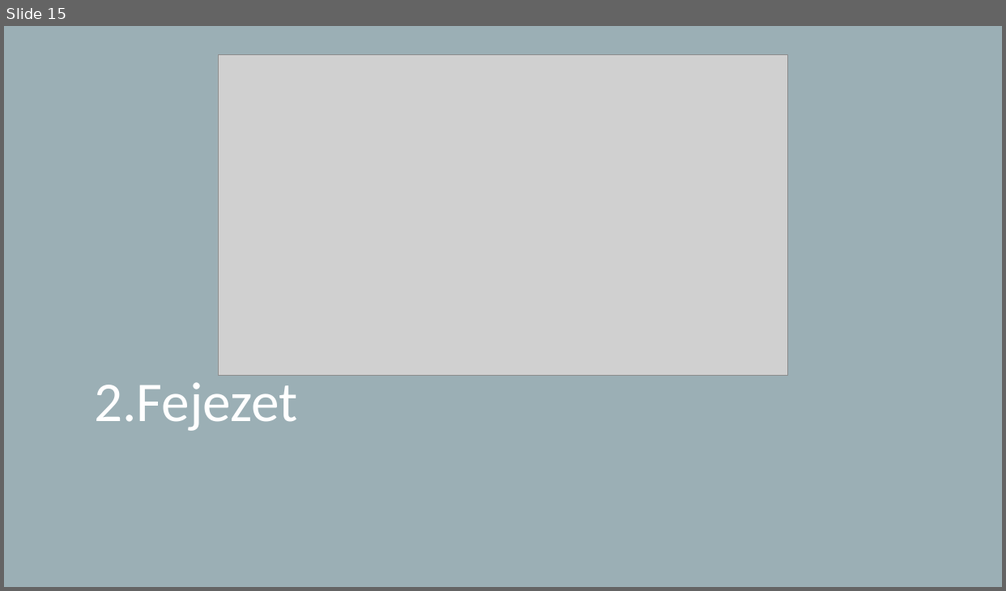
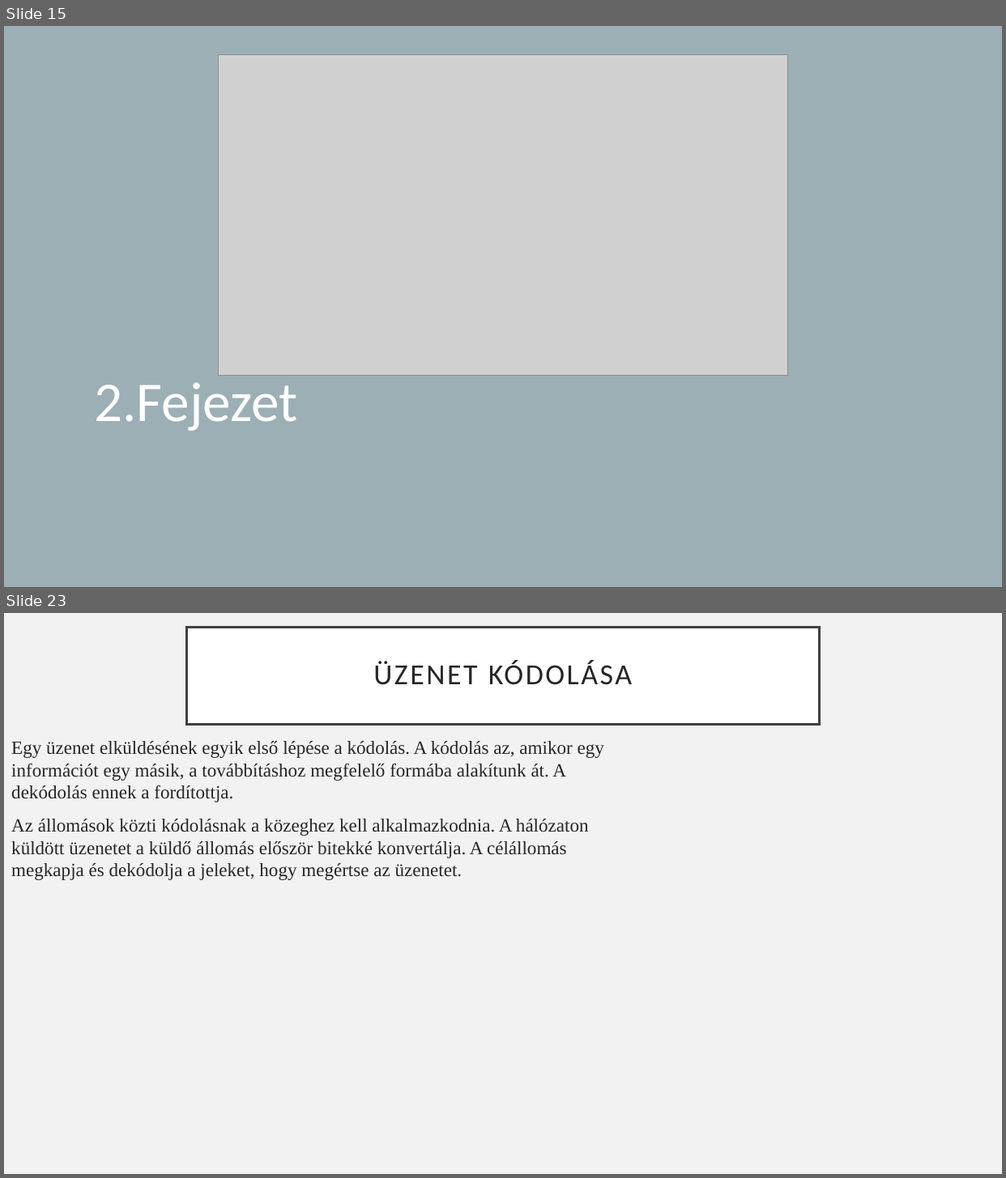
Before and after one commit to Feenc/sulishtml, a slide deck: cisco/cisco2.pptx. Shown one above the other, each under a label of ours: slide 15 before the commit, slides 15 and 23 after it; the slides between them are not shown. The pictures are 1006x591 and 1006x1178 pixels, drawn with LibreOffice and Linux fonts; fonts in the diff are those of the drawing; grey boxes stand for pictures. Boxes give left, top, right and bottom in pixels: in the first picture for what was removed or moved away, otherwise in the second. Text is boxed around its words. In the diff, an @@ line names an element or a change of style, - is before the commit and + after.

```diff
--- a/cisco/cisco2.pptx
+++ b/cisco/cisco2.pptx
@@ slide 23 added at [4,613,1002,1174], background #F2F2F2 @@
@@ title added at [187,628,819,725], fill #FFFFFF, outline #404040 2.5 pt, 28 pt, text #262626 @@
+ÜZENET KÓDOLÁSA
@@ text added at [11,741,604,880], 18 pt, text #262626 @@
+Egy üzenet elküldésének egyik első lépése a kódolás. A kódolás az, amikor egy információt egy másik, a továbbításhoz megfelelő formába alakítunk át. A dekódolás ennek a fordítottja.
+Az állomások közti kódolásnak a közeghez kell alkalmazkodnia. A hálózaton küldött üzenetet a küldő állomás először bitekké konvertálja. A célállomás megkapja és dekódolja a jeleket, hogy megértse az üzenetet.
```
Also in this commit, not shown: 5 slides changed, 5 other slides added.
